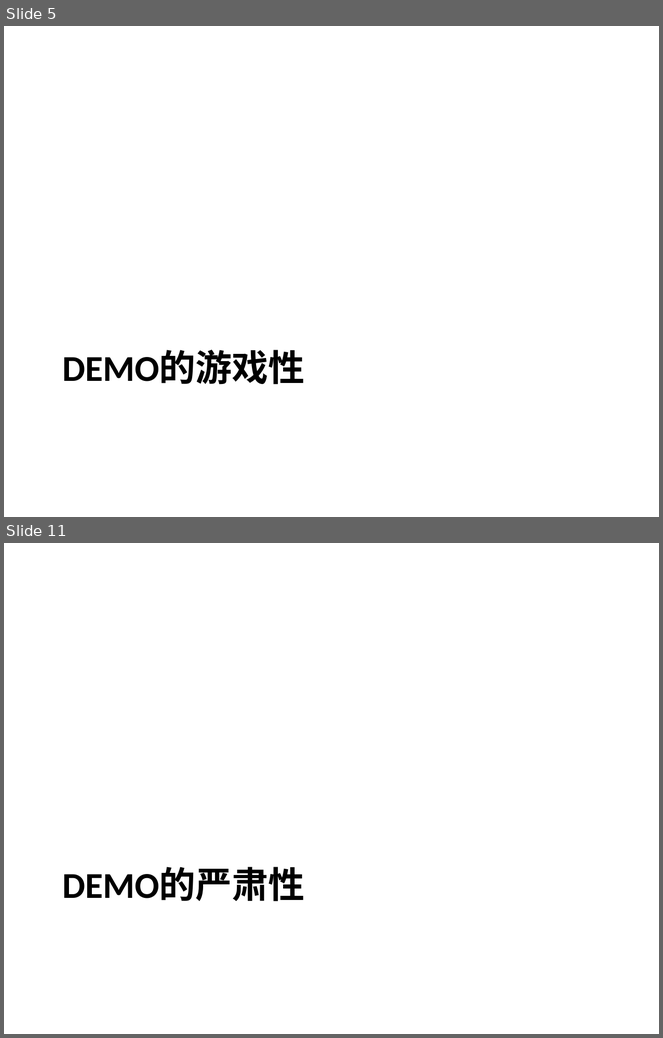
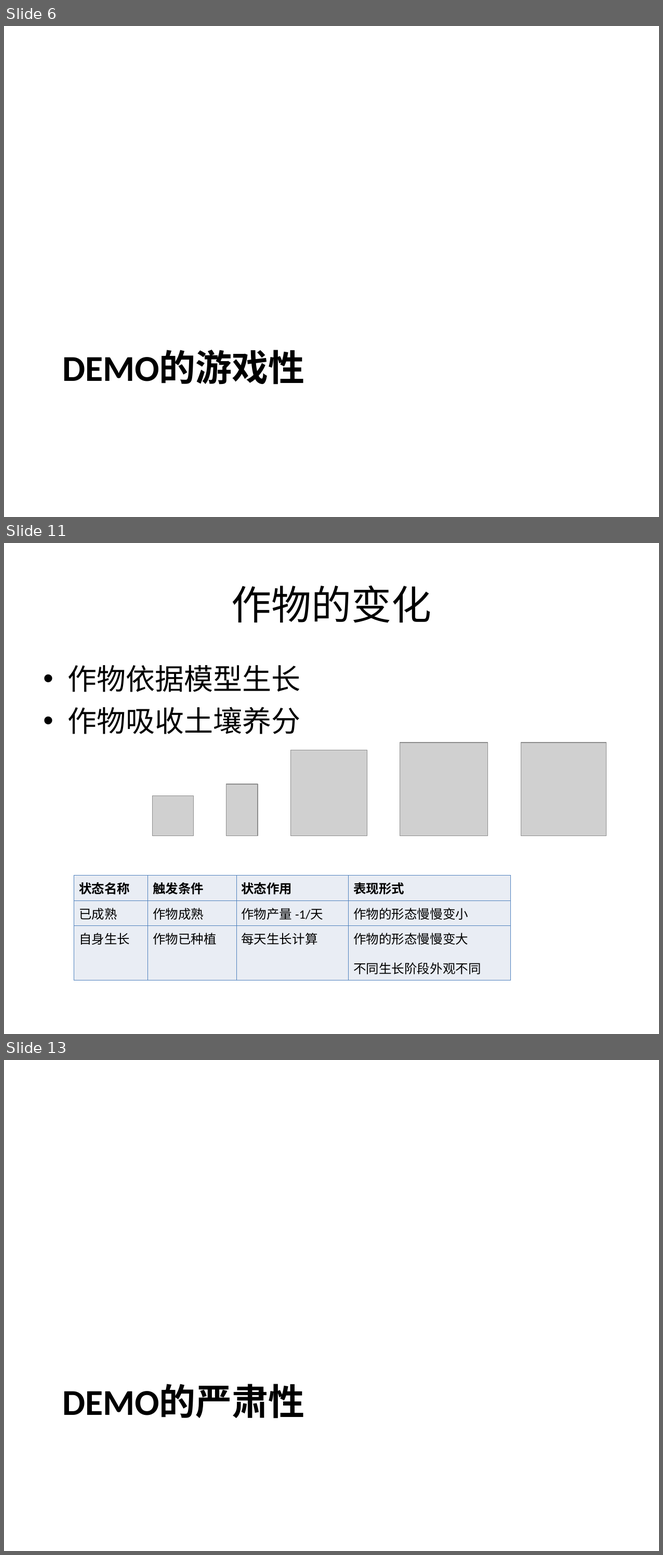
Before and after one commit to sativa/graduate2011, a slide deck: 策划/策划.ppt. Shown one above the other, each under a label of ours: slides 5 and 11 before the commit, slides 6, 11 and 13 after it; the slides between them are not shown. The pictures are 663x1038 and 663x1555 pixels, drawn with LibreOffice and Linux fonts; fonts in the diff are those of the drawing; grey boxes stand for pictures. Boxes give left, top, right and bottom in pixels: in the first picture for what was removed or moved away, otherwise in the second. Text is boxed around its words. In the diff, an @@ line names an element or a change of style, - is before the commit and + after.

```diff
--- a/策划/策划.ppt
+++ b/策划/策划.ppt
@@ slide 11 added at (4, 543, 659, 1034), background #FFFFFF @@
@@ title added at (231, 585, 431, 623), 44 pt, text #000000 @@
+作物的变化
@@ text added at (68, 665, 301, 734), 32 pt, text #000000 @@
+• 作物依据模型生长
+• 作物吸收土壤养分
@@ group added at (153, 743, 606, 836): 5 pictures @@
@@ table added at (74, 876, 510, 977), 3 rows, 4 columns @@
+状态名称 | 触发条件 | 状态作用 | 表现形式
+已成熟 | 作物成熟 | 作物产量 -1/天 | 作物的形态慢慢变小
+自身生长 | 作物已种植 | 每天生长计算 | 作物的形态慢慢变大 / 不同生长阶段外观不同
@@ what was slide 5 is now slide 6 @@
@@ what was slide 11 is now slide 13 @@
```
Also in this commit, not shown: 7 slides changed, 6 other slides added, 2 slides removed, 2 other files.
